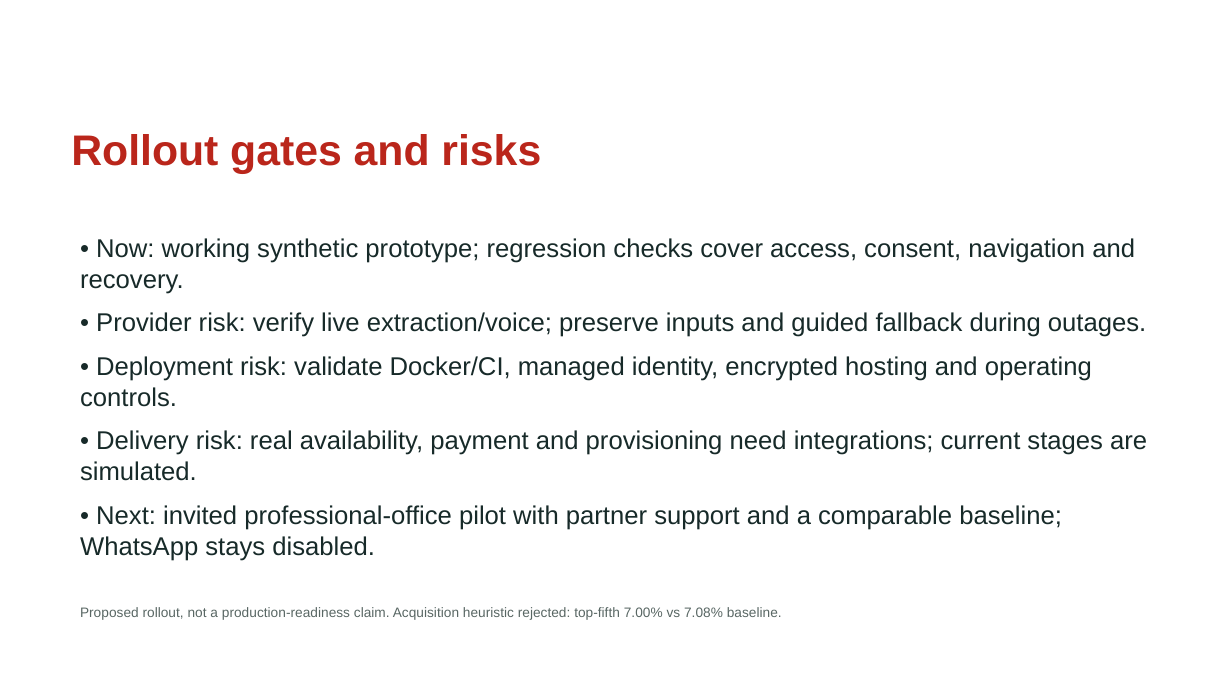
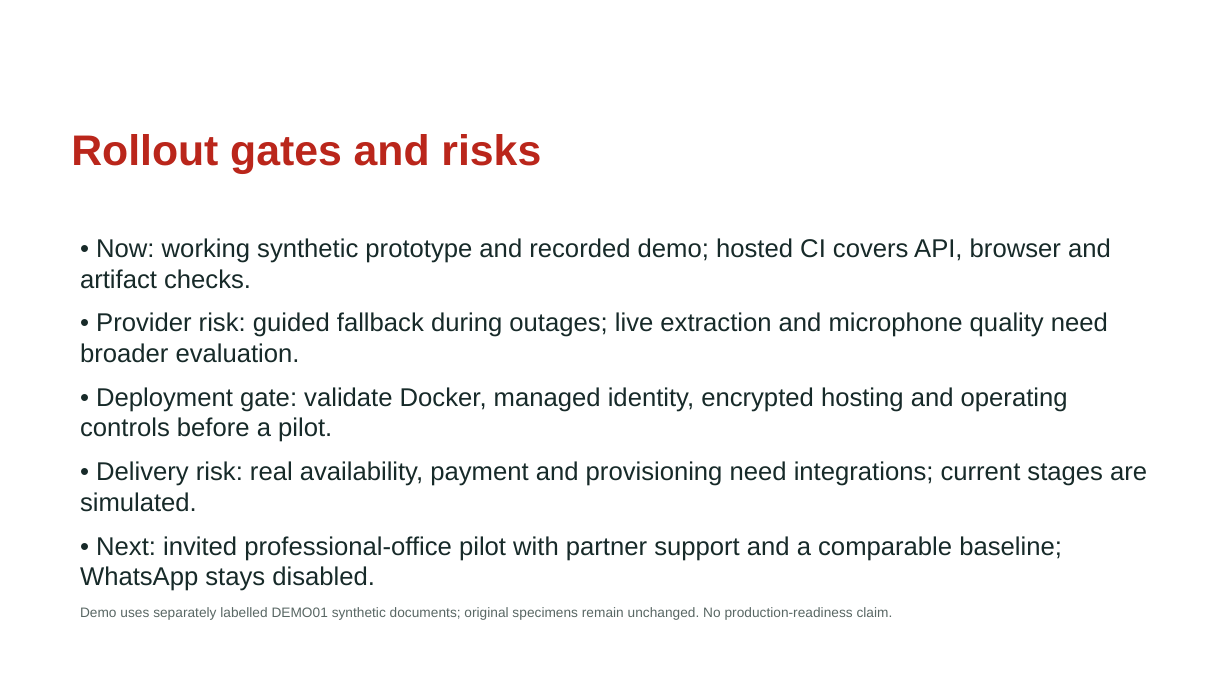
Before and after one commit to Mickeyzer/ASYNC, a slide deck: slide 6 of submission/Udyam_Digital_Business_Case_7_Slides.pptx. Drawn at 1232x693 pixels with LibreOffice and Linux fonts; fonts in the diff are those of the drawing; background and template pictures are left out. Boxes give left, top, right and bottom in pixels: in the first picture for what was removed or moved away, otherwise in the second. Text is boxed around its words. In the diff, an @@ line names an element or a change of style, - is before the commit and + after.

Commit message:
Finalize Spicers TIET submission and recorded demo links

```diff
--- a/submission/Udyam_Digital_Business_Case_7_Slides.pptx
+++ b/submission/Udyam_Digital_Business_Case_7_Slides.pptx
@@ text at (80,238,1111,442): text changed @@
-• Now: working synthetic prototype; regression checks cover access, consent, navigation and recovery.
-• Provider risk: verify live extraction/voice; preserve inputs and guided fallback during outages.
-• Deployment risk: validate Docker/CI, managed identity, encrypted hosting and operating controls.
+• Now: working synthetic prototype and recorded demo; hosted CI covers API, browser and artifact checks.
+• Provider risk: guided fallback during outages; live extraction and microphone quality need broader evaluation.
+• Deployment gate: validate Docker, managed identity, encrypted hosting and operating controls before a pilot.
@@ text at (80,607,893,620): text changed @@
-Proposed rollout, not a production-readiness claim. Acquisition heuristic rejected: top-fifth 7.00% vs 7.08% baseline.
+Demo uses separately labelled DEMO01 synthetic documents; original specimens remain unchanged. No production-readiness claim.
```
Also in this commit, not shown: 3 other slides changed, 1 slide added, 1 slide removed, 28 other files.
